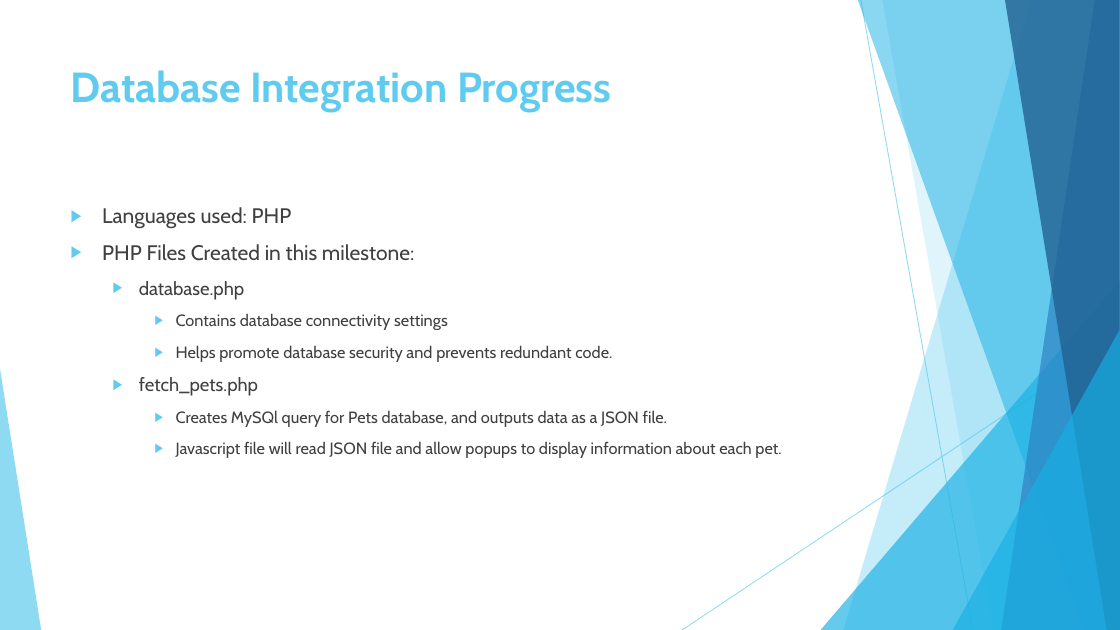
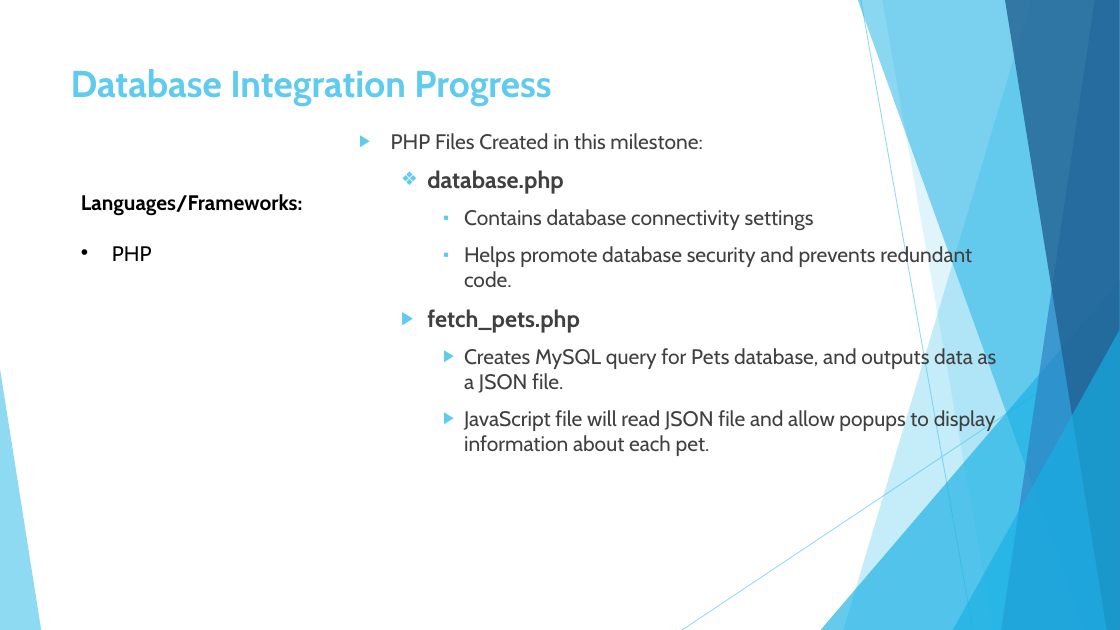
Before and after one commit to RobertDevaney/ParadisePetRescue, a slide deck: slide 7 of Rancor_Presenation_4.pptx (slide 4 before the commit). Drawn at 1120x630 pixels with LibreOffice and Linux fonts; fonts in the diff are those of the drawing. Boxes give left, top, right and bottom in pixels: in the first picture for what was removed or moved away, otherwise in the second. Text is boxed around its words. In the diff, an @@ line names an element or a change of style, - is before the commit and + after.

```diff
--- a/Rancor_Presenation_4.pptx
+++ b/Rancor_Presenation_4.pptx
@@ title "Database Integration Progress" at bbox=[71, 69, 551, 105]: size 36 to 32 pt @@
@@ text "PHP Files Created in this ...": place and size @@
-text "PHP Files Created in this ..." at bbox=[102, 207, 781, 458]
+text "PHP Files Created in this ..." at bbox=[391, 133, 997, 456]
@@ text at bbox=[427, 170, 972, 333]: size 16 to 20 pt, bold on in "database.php", "fetch_pets.php"; size 14 to 18 pt in "Contains database connectivity settings", "Helps promote database security and prevents redundant ..."; bullet ▶ to ❖; bullet ▶ to ▪ @@
@@ text added at bbox=[81, 194, 303, 261], 18 pt, text #000000, bold @@
+Languages/Frameworks:
+• PHP
@@ text at bbox=[102, 207, 292, 229]: paragraph removed @@
-▶ Languages used: PHP
@@ text at bbox=[464, 346, 997, 456]: text changed; size 14 to 18 pt @@
-    ▶ Creates MySQl query for Pets database, and outputs data as a JSON file.
-    ▶ Javascript file will read JSON file and allow popups to display information about each pet.
+    ▶ Creates MySQL query for Pets database, and outputs data as a JSON file.
+    ▶ JavaScript file will read JSON file and allow popups to display information about each pet.
```
Also in this commit, not shown: 2 other slides changed, 5 slides added, 2 slides removed, 8 other files.
